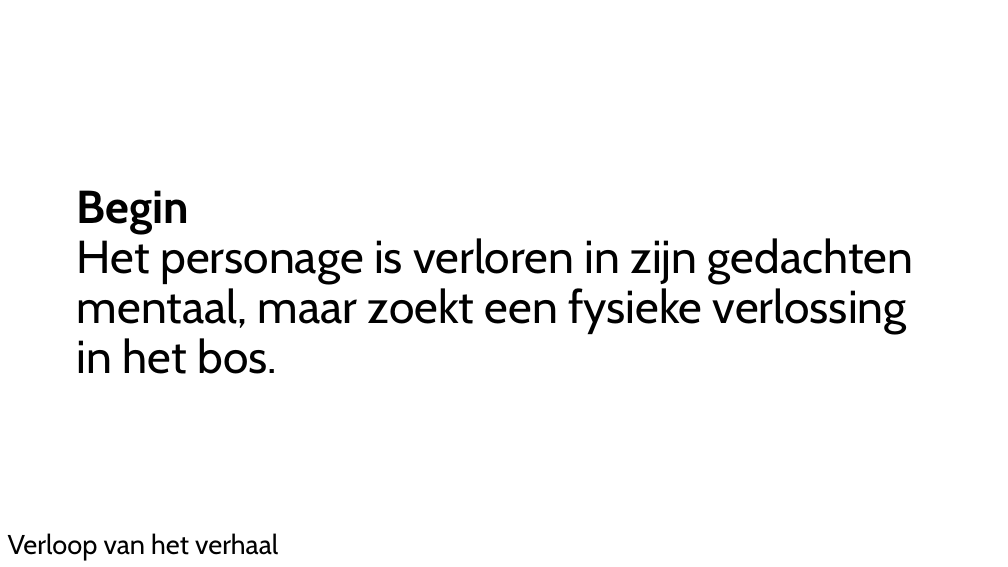
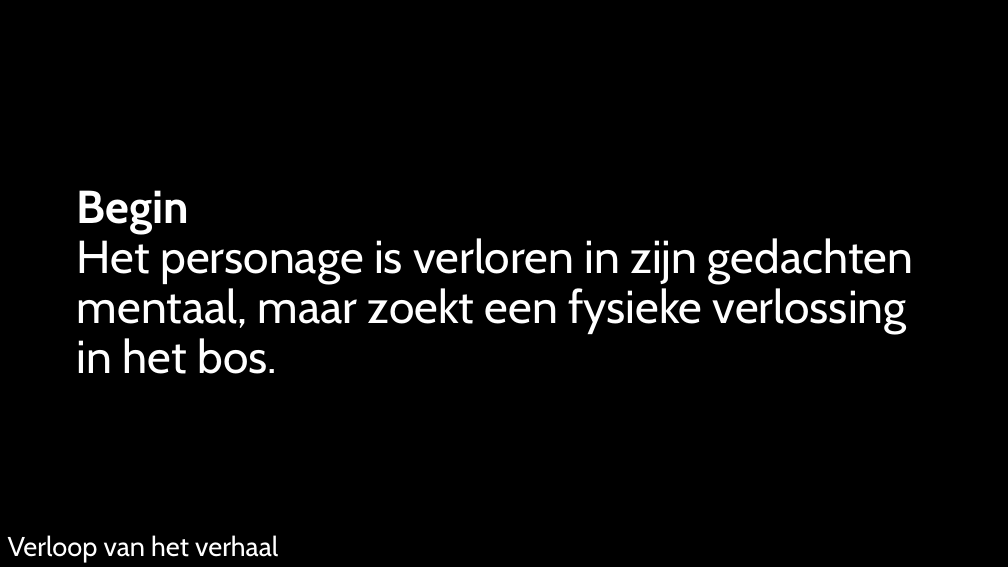
Before and after one commit to ninjahisser/LUCA-2, a slide deck: slide 8 of Vakken/Video videoverdieping/Opdrachten/Pitch en moodboard/Parallax.pptx. Drawn at 1008x567 pixels with LibreOffice and Linux fonts; fonts in the diff are those of the drawing. Boxes give left, top, right and bottom in pixels: in the first picture for what was removed or moved away, otherwise in the second. Text is boxed around its words. In the diff, an @@ line names an element or a change of style, - is before the commit and + after.

```diff
--- a/Vakken/Video videoverdieping/Opdrachten/Pitch en moodboard/Parallax.pptx
+++ b/Vakken/Video videoverdieping/Opdrachten/Pitch en moodboard/Parallax.pptx
@@ background #FFFFFF to #000000 @@
@@ title "Begin Het personage is verloren ..." at (77,190,913,374): text colour #000000 to #FFFFFF @@
@@ text "Verloop van het verhaal" at (8,535,278,563): text colour #000000 to #FFFFFF; line spacing 0.7 to 0.8 @@
```
Also in this commit, not shown: 10 other slides changed, 21 other files.
